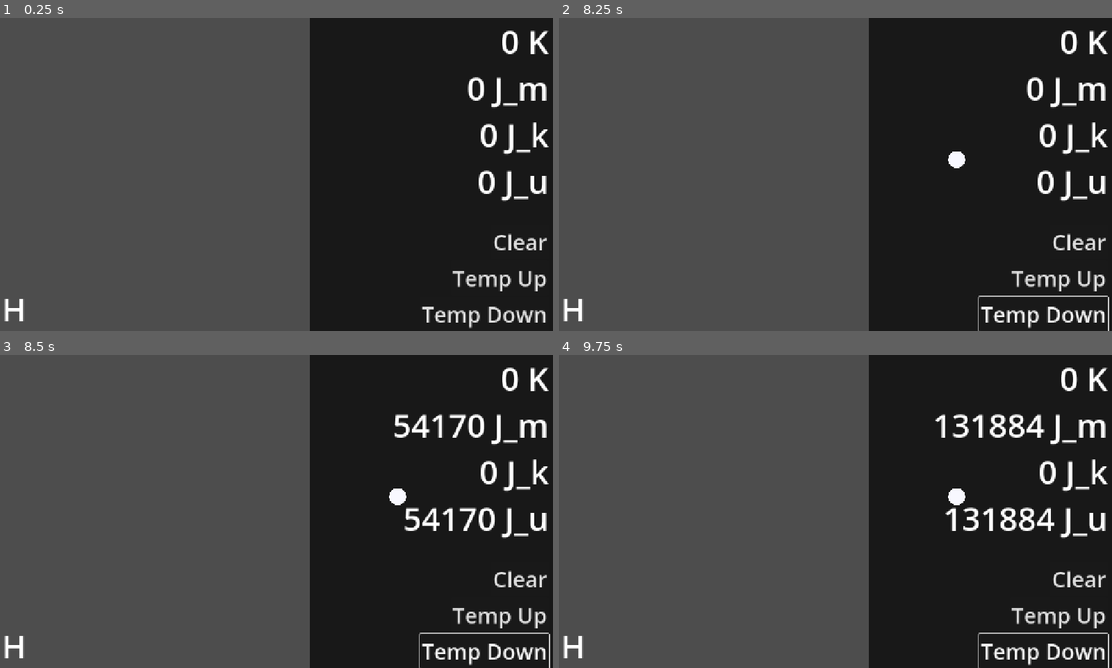
Above: before the commit, frames 1-4 (two rows, left to right).
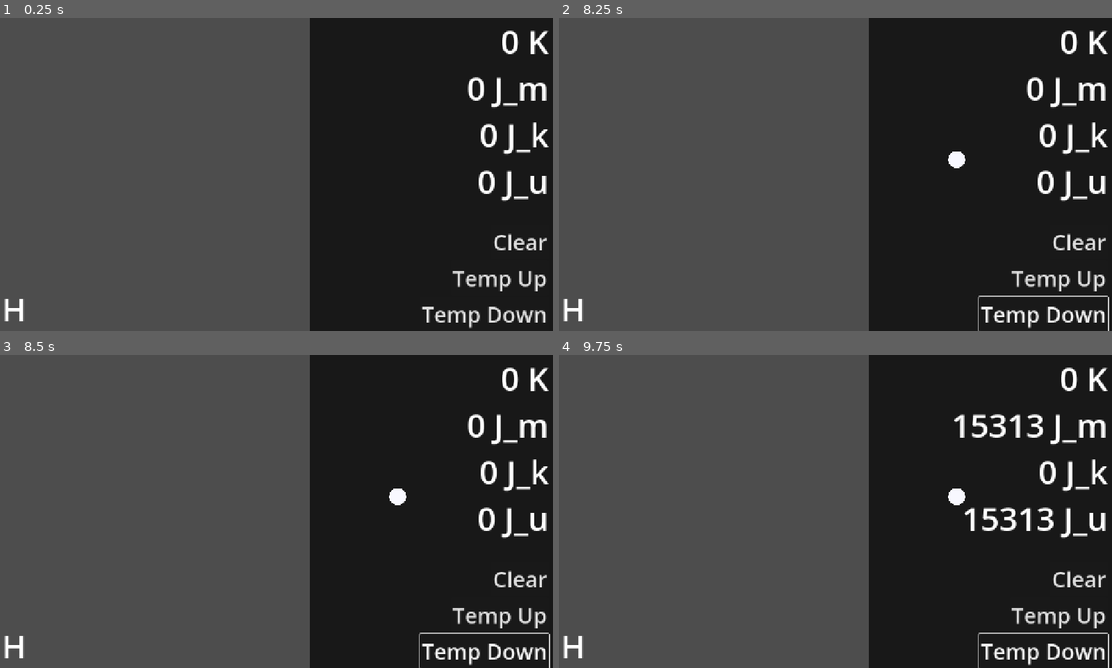
Above: after the commit, the same moments.

Repository: AlienAuthor2054/Chemistry-Sandbox
Game: Godot game, scene res://simulation/main.tscn
Two runs of this game, one before a commit and one after it. Both use one fixed random seed, a clock stepped at 60 frames per second and the inputs below.
Inputs (mouse positions are in pixels of both pictures, inside the frame that each line leads up to):
- Up to frame 1 (0.25 s): no input
- Up to frame 2 (8.25 s): click "Clear" at 0.5 s; click "Temp Up" at 1.25 s; click "Temp Down" at 2 s; click "Clear" at 2.75 s; click "Temp Up" at 3.5 s; click "Temp Down" at 4.25 s; click "Clear" at 5 s; click "Temp Up" at 5.75 s; click "Temp Down" at 6.5 s; tap Enter at 7.25 s; move the mouse to (957, 158) at 7.27 s; hold ` (toggle_simulation_running, bound only after the commit) 7.28-8.03 s; click (957, 158) at 7.42 s; tap Space at 8 s; move the mouse to (957, 158) at 8.02 s; tap ` (toggle_simulation_running, bound only after the commit) at 8.1 s; click (957, 158) at 8.17 s
- Up to frame 3 (8.5 s): no input
- Up to frame 4 (9.75 s): tap Enter at 8.75 s; hold ` (toggle_simulation_running, bound only after the commit) 8.78-9.53 s; click (957, 495) at 8.92 s; tap Space at 9.5 s; tap ` (toggle_simulation_running, bound only after the commit) at 9.6 s; click (957, 495) at 9.67 s

Frames 1-2 are identical in both runs. In frame 3, 0.9% of the frame differs, in the area x 71-99%, y 18-57%; in frame 4, 1.5%, in the area x 68-99%, y 18-58%.

Commit message:
Add simulation pausing
- Adds Simulation singleton, replacing Global singleton
   - Changes references to the old singleton
- Moves benchmark and clear simulation event code to the singleton
   - Changes reference to the old method
- Hooks Atom to the singleton's "running" signal
   - Removes temporary settings "freeze atoms" and "interatomic forces"

Diff:
--- a/chemistry/atom/atom.gd
+++ b/chemistry/atom/atom.gd
@@ -10,7 +10,6 @@
 static var atom_db: Dictionary = YAMLParser.parse("res://chemistry/atom/atom_db.yaml")
 static var atom_textures: Dictionary = {}
 static var atom_visual_radius_multi = 1
-static var atoms_frozen: bool = ProjectSettings.get_setting("simulation/freeze_atoms")
 
 @warning_ignore("unused_signal")
 signal electronAdded
@@ -37,7 +36,6 @@
 var bond_strength: float = 1000
 var repulsion_force: float = 200
 var field_radius: float = 175
-var interatomic_forces := true
 var atoms_in_field: Array[Atom] = []
 var atoms_in_molecule_checked: Array[Atom] = []
 var atoms_outside_molecule_checked := AtomSignalSet.new(_on_other_molecule_dirty, true)
@@ -97,12 +95,8 @@
 	#print(Combination.combos_range(range(1, 4+1)))
 	$Sprite2D.scale = Vector2.ONE * this_atom_db.radius * atom_visual_radius_multi / 100
 	$Sprite2D.texture = atom_textures[protons]
-	if not interatomic_forces:
-		bond_length = 300
-		max_bond_length = bond_length * 2.0
-		bond_strength = 0
-		repulsion_force = 0
-		field_radius = 300
+	on_simulation_running_changed(Simulation.running)
+	Simulation.running_changed.connect(on_simulation_running_changed)
 	position = pos
 	apply_central_impulse(vel)
 	add_to_group("atoms")
@@ -134,7 +128,10 @@
 	return potential_energy
 
 func multiply_velocity(factor):
-	apply_central_impulse(mass * linear_velocity * (factor - 1))
+	if Simulation.running:
+		apply_central_impulse(mass * linear_velocity * (factor - 1))
+	else:
+		linear_velocity *= factor
 
 func execute_bond_changed_event_queue(emit_atom_dirty: int = ID_PRIORITY, emit_mol_dirty: bool = true) -> void:
 	for bond_changed_event: BondChangedEvent in bond_changed_event_queue.duplicate():
@@ -256,8 +253,14 @@
 	remove_from_group("atoms")
 	queue_free()
 
+func on_simulation_running_changed(new: bool) -> void:
+	set_physics_process(new)
+	var old_vel = linear_velocity
+	freeze = not new
+	linear_velocity = old_vel
+
 func _physics_process(_delta: float) -> void:
-	freeze = atoms_frozen
+	if not Simulation.running: return
 	var force_list = AdderDict.new()
 	var new_atoms_in_field: Array[Atom] = []
 	# TODO: Consider using signals
--- a/chemistry/atom/atom.tscn
+++ b/chemistry/atom/atom.tscn
@@ -15,7 +15,6 @@
 physics_material_override = ExtResource("1_822kf")
 can_sleep = false
 lock_rotation = true
-freeze_mode = 1
 max_contacts_reported = 64
 script = ExtResource("1_by0es")
 
--- a/global.gd
+++ /dev/null
@@ -1,3 +0,0 @@
-extends Node
-
-const world_size = 2000
--- a/project.godot
+++ b/project.godot
@@ -19,7 +19,7 @@
 
 [autoload]
 
-Global="*res://global.gd"
+Simulation="*res://simulation/simulation.gd"
 
 [display]
 
@@ -32,6 +32,11 @@
 benchmark={
 "deadzone": 0.2,
 "events": [Object(InputEventKey,"resource_local_to_scene":false,"resource_name":"","device":-1,"window_id":0,"alt_press …(190 unchanged characters)…
+]
+}
+toggle_simulation_running={
+"deadzone": 0.2,
+"events": [Object(InputEventKey,"resource_local_to_scene":false,"resource_name":"","device":-1,"window_id":0,"alt_pressed":false,"shift_pressed":false,"ctrl_pressed":false,"meta_pressed":false,"pressed":false,"keycode":0,"physical_keycode":96,"key_label":0,"unicode":96,"location":0,"echo":false,"script":null)
 ]
 }
 
@@ -55,7 +60,3 @@
 renderer/rendering_method.mobile="gl_compatibility"
 environment/defaults/default_clear_color=Color(0.0962047, 0.0962048, 0.0962047, 1)
 anti_aliasing/defaults/default_clear_color=Color(0.3, 0.3, 0.3, 1)
-
-[simulation]
-
-freeze_atoms=false
--- a/simulation/border.gd
+++ b/simulation/border.gd
@@ -1,6 +1,6 @@
 extends StaticBody2D
 
-const world_size = Global.world_size
+const world_size = Simulation.world_size
 
 func _ready() -> void:
 	$CollisionPolygon2D.set_polygon(PackedVector2Array([
--- a/simulation/camera.gd
+++ b/simulation/camera.gd
@@ -1,6 +1,6 @@
 extends Camera2D
 
-@onready var zoom_value := get_viewport().get_visible_rect().size.y / Global.world_size
+@onready var zoom_value := get_viewport().get_visible_rect().size.y / Simulation.world_size
 
 var selected_atom = null
 
--- a/simulation/main.gd
+++ b/simulation/main.gd
@@ -13,6 +13,7 @@
 
 @onready var db := $UI/SelectedAtomLabel/Timer
 func _unhandled_input(event: InputEvent) -> void:
+	Simulation.on_unhandled_input(event)
 	if event is InputEventMouseButton and event.button_index == MOUSE_BUTTON_LEFT:
 		if event.pressed:
 			clicked_point = get_global_mouse_position()
@@ -29,9 +30,3 @@
 		if atom_selection_index >= atoms_possible_count: atom_selection_index = 0
 		if atom_selection_index < 0: atom_selection_index = atoms_possible_count - 1
 		$UI/SelectedAtomLabel.text = Atom.atom_db[atoms_possible[atom_selection_index]].symbol
-	elif event.is_action_pressed("benchmark"):
-		clear_simulation()
-		SimulationBenchmark.new($".")
-
-func clear_simulation() -> void:
-	get_tree().call_group("atoms", "remove")
--- a/simulation/main.tscn
+++ b/simulation/main.tscn
@@ -107,6 +107,6 @@
 "
 
 [connection signal="external_change_applied" from="." to="UI/KineticStatsLabel" method="_on_main_external_change_applied"]
-[connection signal="pressed" from="UI/VBoxContainer/ClearButton" to="." method="clear_simulation"]
+[connection signal="pressed" from="UI/VBoxContainer/ClearButton" to="UI" method="_on_clear_button_pressed"]
 [connection signal="pressed" from="UI/VBoxContainer/TemperatureUpButton" to="UI" method="_on_temperature_button_pressed" binds= [2.0]]
 [connection signal="pressed" from="UI/VBoxContainer/TemperatureDownButton" to="UI" method="_on_temperature_button_pressed" binds= [0.5]]
--- /dev/null
+++ b/simulation/simulation.gd
@@ -0,0 +1,23 @@
+extends Node
+
+signal running_changed(new: bool)
+
+const world_size = 2000
+
+var running: bool:
+	set(new):
+		running = new
+		running_changed.emit(new)
+
+func _init() -> void:
+	running = false
+
+func on_unhandled_input(event: InputEvent) -> void:
+	if event.is_action_pressed("toggle_simulation_running"):
+		running = not running
+	elif event.is_action_pressed("benchmark"):
+		clear()
+		SimulationBenchmark.new($"/root/Main")
+
+func clear() -> void:
+	get_tree().call_group("atoms", "remove")
--- a/ui/ui.gd
+++ b/ui/ui.gd
@@ -5,3 +5,6 @@
 func _on_temperature_button_pressed(velocity_factor: float) -> void:
 	get_tree().call_group("atoms", "multiply_velocity", sqrt(velocity_factor))
 	$"..".external_change_applied.emit()
+
+func _on_clear_button_pressed() -> void:
+	Simulation.clear()
Not shown, removed: global.gd.uid
Not shown, added: simulation/simulation.gd.uid
